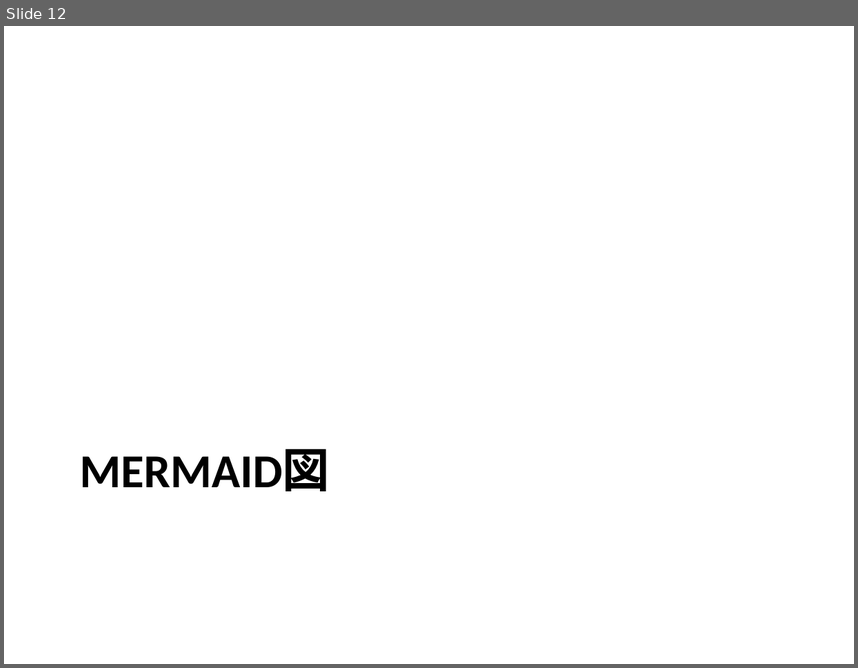
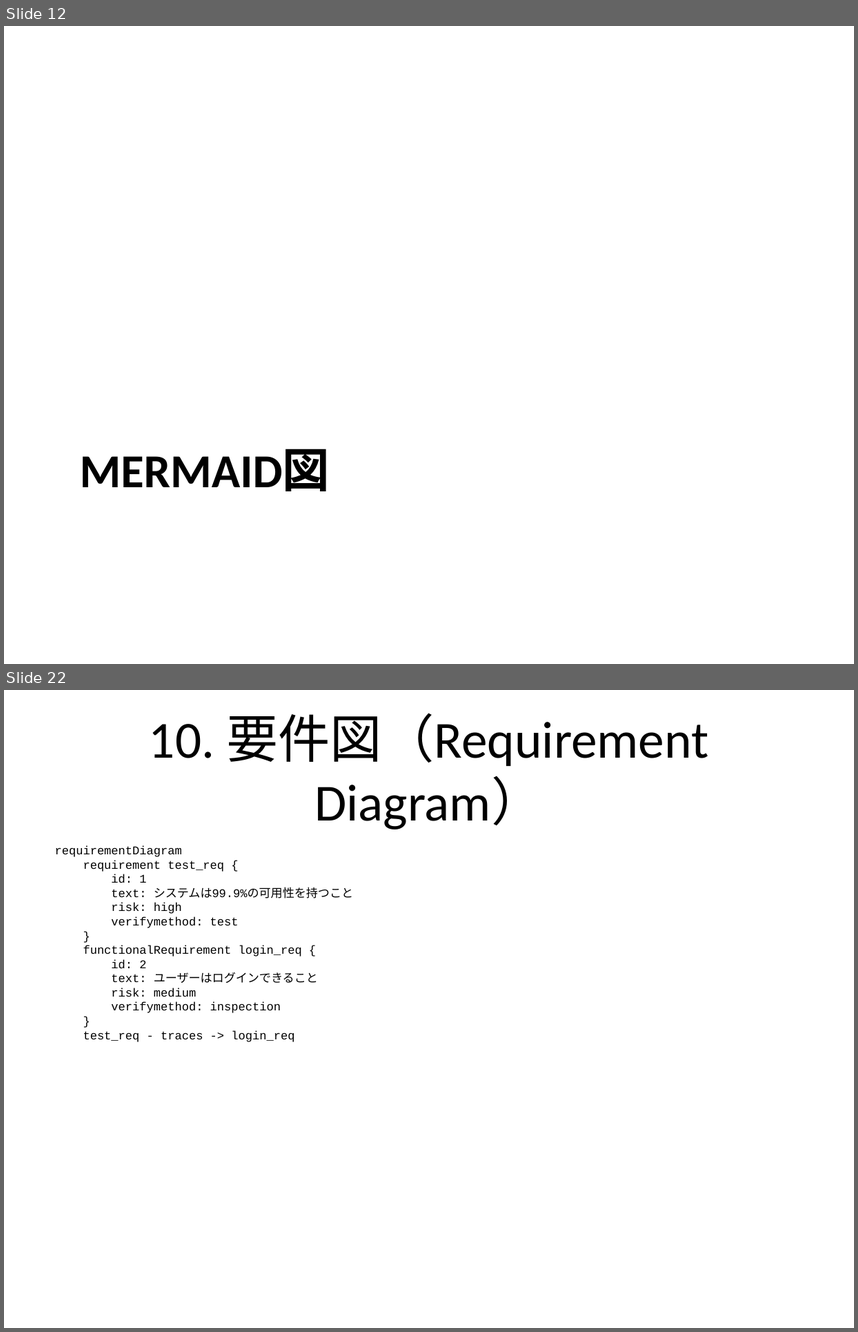
Before and after one commit to notfolder/qmd_to_pptx, a slide deck: demo_full.pptx. Shown one above the other, each under a label of ours: slide 12 before the commit, slides 12 and 22 after it; the slides between them are not shown. The pictures are 858x668 and 858x1332 pixels, drawn with LibreOffice and Linux fonts; fonts in the diff are those of the drawing. Boxes give left, top, right and bottom in pixels: in the first picture for what was removed or moved away, otherwise in the second. Text is boxed around its words. In the diff, an @@ line names an element or a change of style, - is before the commit and + after.

```diff
--- a/demo_full.pptx
+++ b/demo_full.pptx
@@ slide 22 added at [4,690,854,1328], background #FFFFFF @@
@@ title added at [149,713,708,829], 44 pt, text #000000 @@
+10. 要件図（Requirement Diagram）
@@ text added at [55,845,353,1042], 10 pt, text #000000 @@
+requirementDiagram
+requirement test_req {
+id: 1
+text: システムは99.9%の可用性を持つこと
+risk: high
+verifymethod: test
+}
+functionalRequirement login_req {
+id: 2
+text: ユーザーはログインできること
+risk: medium
+verifymethod: inspection
+}
+test_req - traces -> login_req
```
Also in this commit, not shown: 3 slides changed, 19 other slides added, 1 slide removed, 1 other file.
